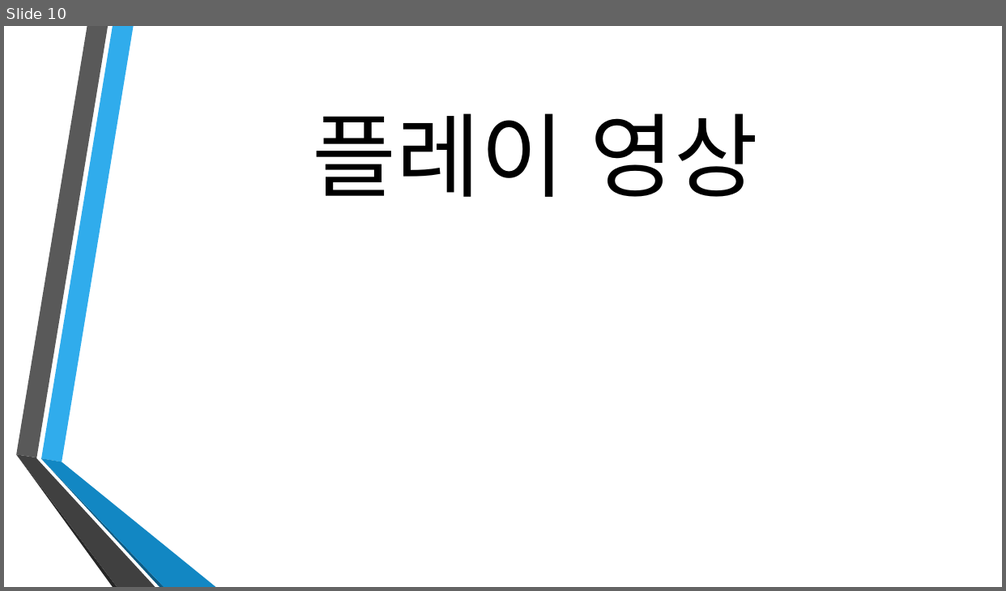
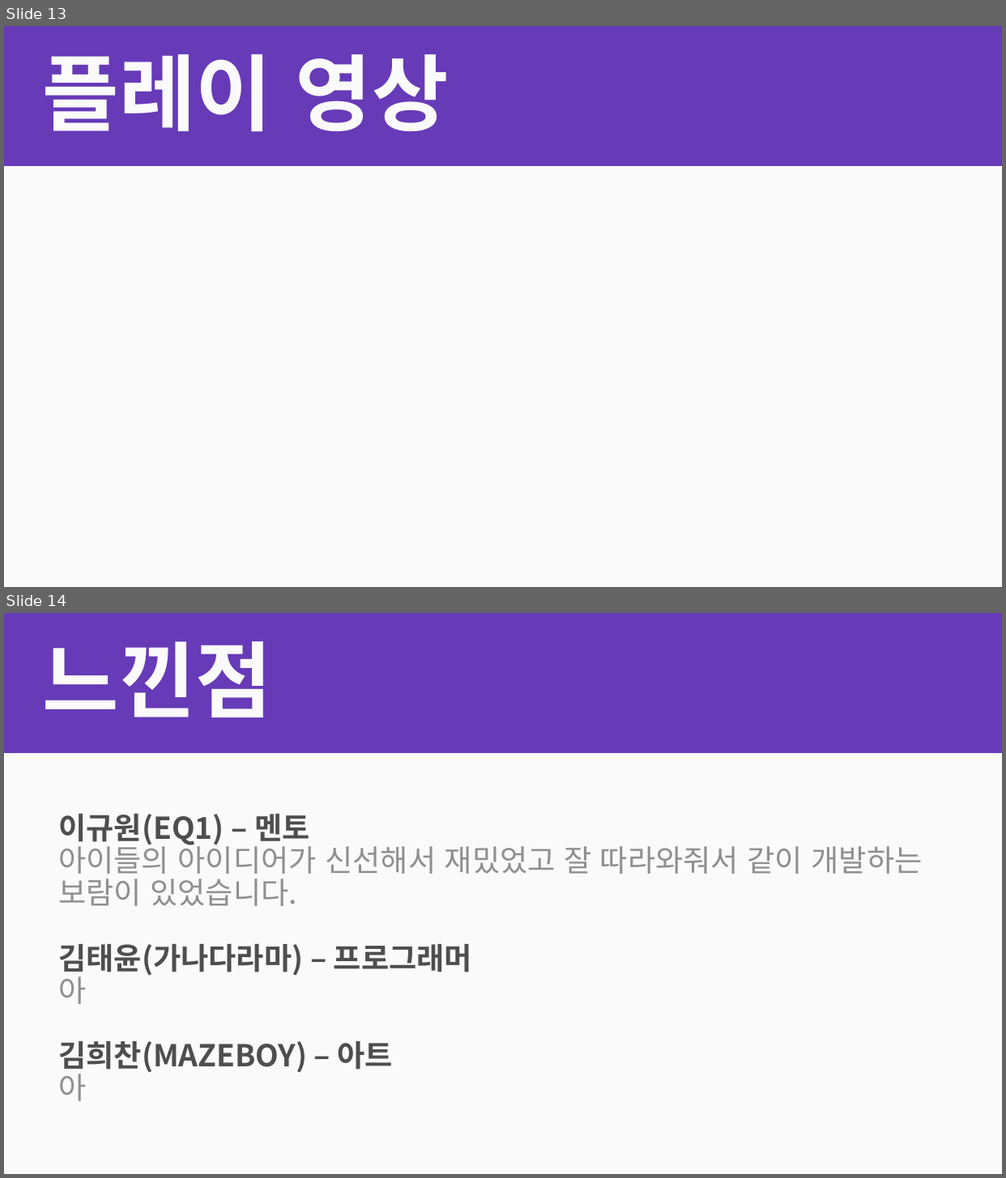
Before and after one commit to EQwon/RoadOfBusiness, a slide deck: 1조 ppt 발표.pptx. Shown one above the other, each under a label of ours: slide 10 before the commit, slides 13 and 14 after it. The pictures are 1006x591 and 1006x1178 pixels, drawn with LibreOffice and Linux fonts; fonts in the diff are those of the drawing; background and template pictures are left out. Boxes give left, top, right and bottom in pixels: in the first picture for what was removed or moved away, otherwise in the second. Text is boxed around its words. In the diff, an @@ line names an element or a change of style, - is before the commit and + after.

```diff
--- a/1조 ppt 발표.pptx
+++ b/1조 ppt 발표.pptx
@@ slide 14 added at box(4, 613, 1002, 1174), background gradient #673AB7 to #FAFAFA @@
@@ text added at box(43, 641, 272, 717), 80 pt, text #FAFAFA, bold @@
+느낀점
@@ text added at box(58, 814, 922, 1101), 29 pt, text #4E4E4E, bold @@
+이규원(EQ1) – 멘토
+아이들의 아이디어가 신선해서 재밌었고 잘 따라와줘서 같이 개발하는 보람이 있었습니다.
+김태윤(가나다라마) – 프로그래머
+아
+김희찬(MAZEBOY) – 아트
+아
@@ what was slide 10 is now slide 13 @@
@@ slide 13 changed as well @@
@@ background picture (left out) to gradient #673AB7 to #FAFAFA @@
@@ text "플레이 영상": place and size @@
-text "플레이 영상" at box(313, 113, 759, 197)
+text "플레이 영상" at box(43, 54, 449, 132)
@@ text "플레이 영상" at box(43, 54, 449, 132): size 88 to 80 pt, font Calibri to Noto Sans CJK KR, text colour #000000 to #FAFAFA, bold on; alignment centre to left; line spacing 1 to 0.9 @@
@@ group removed at box(16, 26, 216, 587): 6 freeform shapes @@
```
Also in this commit, not shown: 8 other slides changed, 6 other slides added, 5 slides removed, 4 other files.
